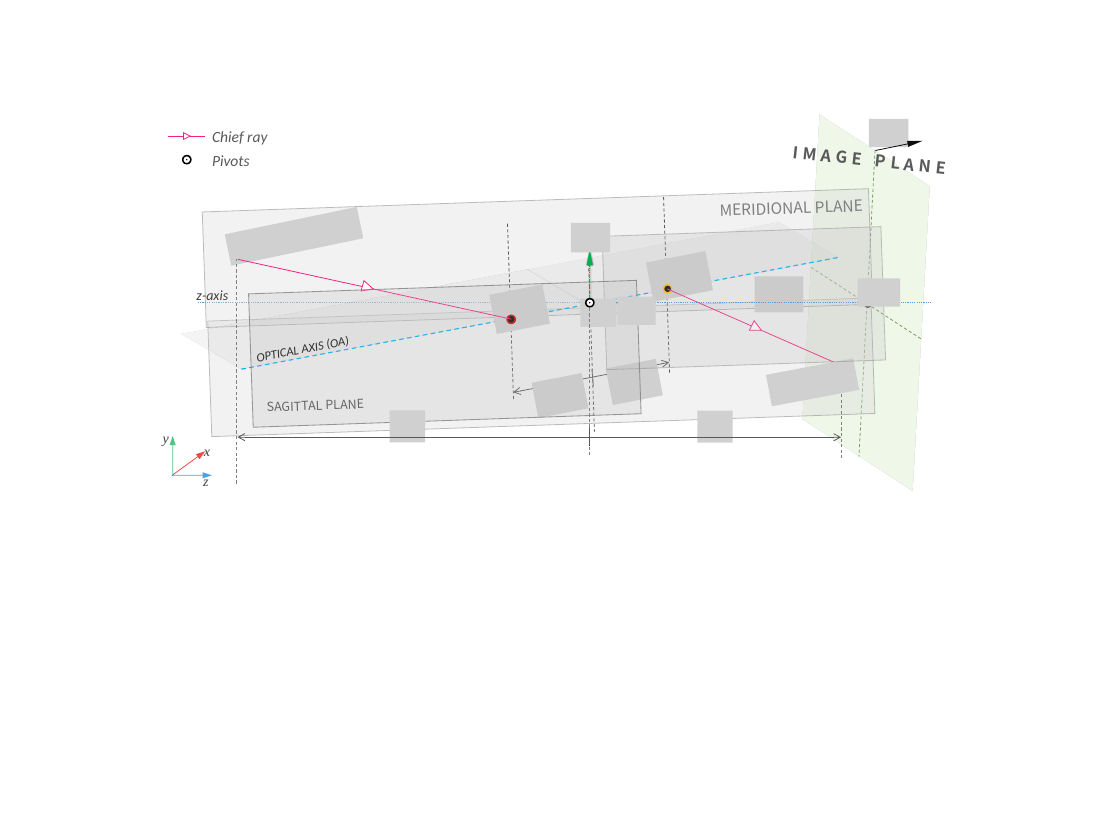
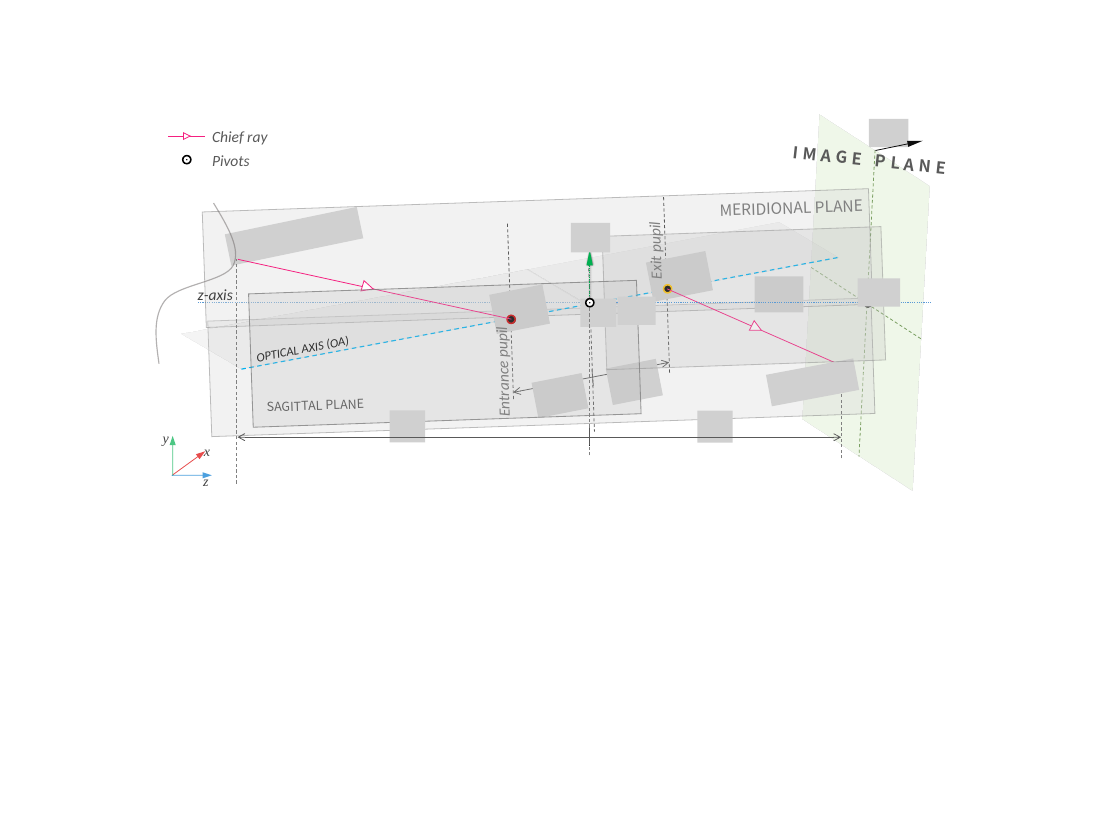
Before and after one commit to indranilsinharoy/phd-artifacts, a slide deck: slide 2 of talks/imaging_applied_optics_2016/images/modelAndSetup_figure.pptx. Drawn at 1120x840 pixels with LibreOffice and Linux fonts; fonts in the diff are those of the drawing; grey boxes stand for pictures. Boxes give left, top, right and bottom in pixels: in the first picture for what was removed or moved away, otherwise in the second. Text is boxed around its words. In the diff, an @@ line names an element or a change of style, - is before the commit and + after.

```diff
--- a/talks/imaging_applied_optics_2016/images/modelAndSetup_figure.pptx
+++ b/talks/imaging_applied_optics_2016/images/modelAndSetup_figure.pptx
@@ freeform shape added at box(144, 197, 249, 375), outline #767171 0.75 pt @@
@@ text added at box(645, 225, 666, 278), 10 pt, text #808080, italic @@
+Exit pupil
@@ text "z-axis" at box(198, 289, 233, 304): size 9 to 10 pt @@
@@ text added at box(492, 330, 514, 415), 10 pt, text #808080, italic @@
+Entrance pupil
```
Also in this commit, not shown: 6 other files.
